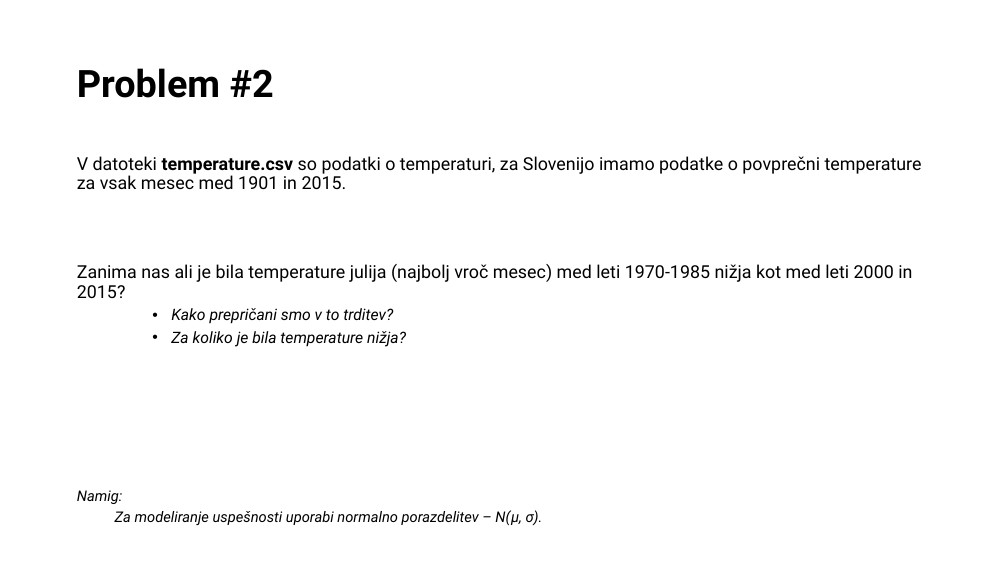
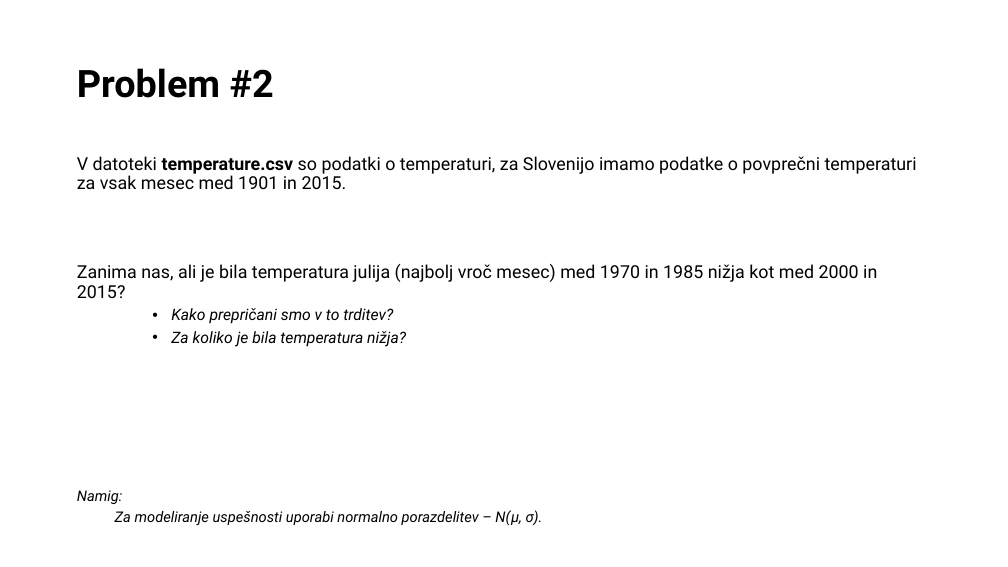
Before and after one commit to bstatcomp/Stan-Intro-Workshop, a slide deck: slide 47 of slides/prezentacija.pptx. Drawn at 1008x567 pixels with LibreOffice and Linux fonts; fonts in the diff are those of the drawing. Boxes give left, top, right and bottom in pixels: in the first picture for what was removed or moved away, otherwise in the second. Text is boxed around its words. In the diff, an @@ line names an element or a change of style, - is before the commit and + after.

```diff
--- a/slides/prezentacija.pptx
+++ b/slides/prezentacija.pptx
@@ text at <box>77,156,917,298</box>: text changed @@
-V datoteki temperature.csv so podatki o temperaturi, za Slovenijo imamo podatke o povprečni temperature za vsak mesec med 1901 in 2015.
-Zanima nas ali je bila temperature julija (najbolj vroč mesec) med leti 1970-1985 nižja kot med leti 2000 in 2015?
+V datoteki temperature.csv so podatki o temperaturi, za Slovenijo imamo podatke o povprečni temperaturi za vsak mesec med 1901 in 2015.
+Zanima nas, ali je bila temperatura julija (najbolj vroč mesec) med 1970 in 1985 nižja kot med 2000 in 2015?
```
Also in this commit, not shown: 12 other slides changed, 16 other files.
